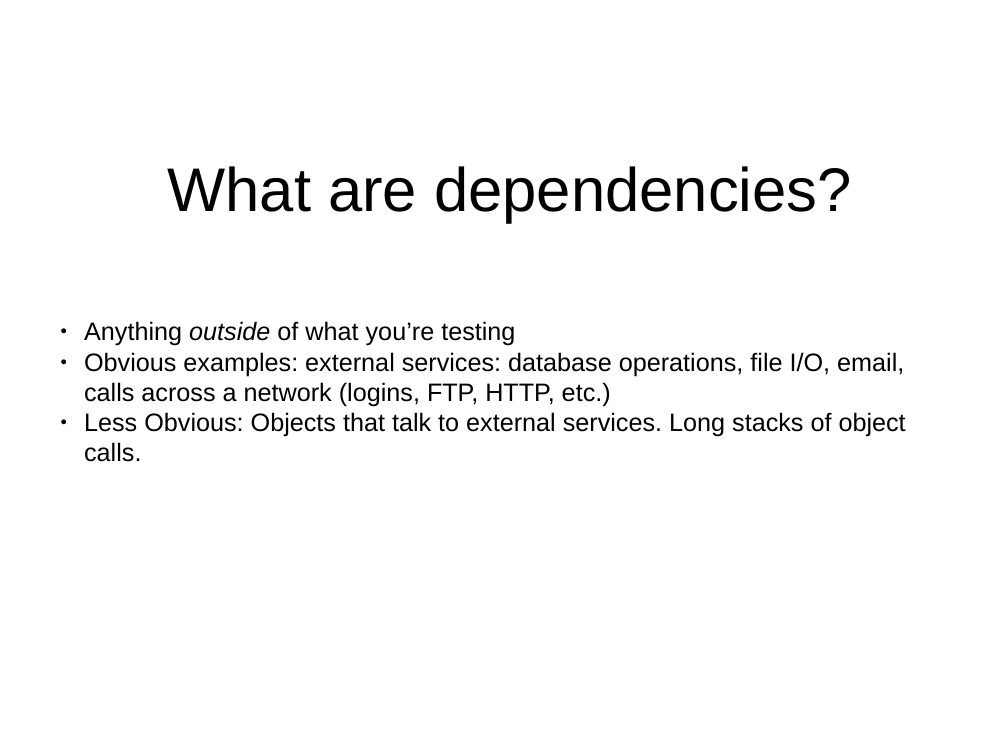
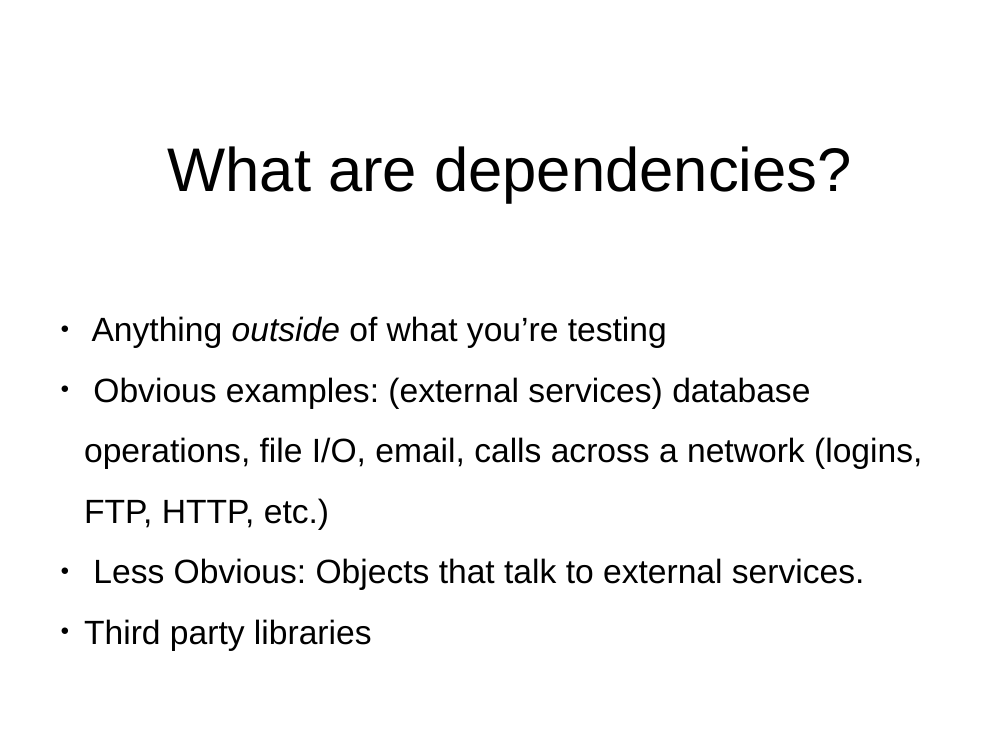
Before and after one commit to virtix/swe-795, a slide deck: slide 6 of doc/Test Doubles and Dependency Design.pptx. Drawn at 1008x756 pixels with LibreOffice and Linux fonts; fonts in the diff are those of the drawing. Boxes give left, top, right and bottom in pixels: in the first picture for what was removed or moved away, otherwise in the second. Text is boxed around its words. In the diff, an @@ line names an element or a change of style, - is before the commit and + after.

```diff
--- a/doc/Test Doubles and Dependency Design.pptx
+++ b/doc/Test Doubles and Dependency Design.pptx
@@ text "What are dependencies?": place and size @@
-text "What are dependencies?" at (167,166,852,222)
+text "What are dependencies?" at (167,146,852,202)
@@ text at (92,316,667,348): size 18 to 24 pt in "Anything outside of what you’re testing"; line spacing 1 to 1.5 @@
@@ text at (84,377,922,651): text changed; size 18 to 24 pt @@
-● Obvious examples: external services: database operations, file I/O, email, calls across a network (logins, FTP, HTTP, etc.)
-● Less Obvious: Objects that talk to external services. Long stacks of object calls.
+● Obvious examples: (external services) database operations, file I/O, email, calls across a network (logins, FTP, HTTP, etc.)
+● Less Obvious: Objects that talk to external services.
+● Third party libraries
```
Also in this commit, not shown: 11 other slides changed, 2 slides added, 2 other files.
